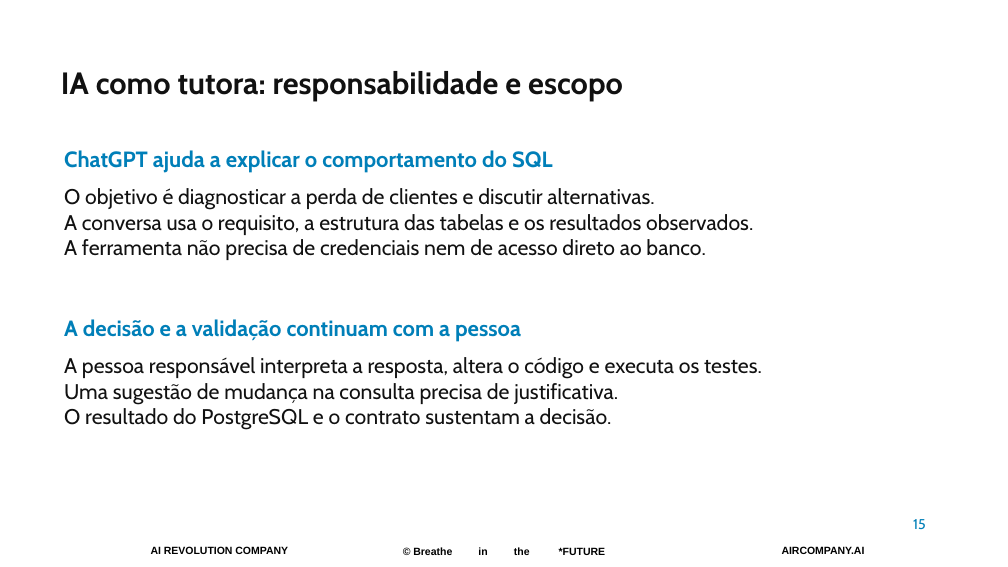
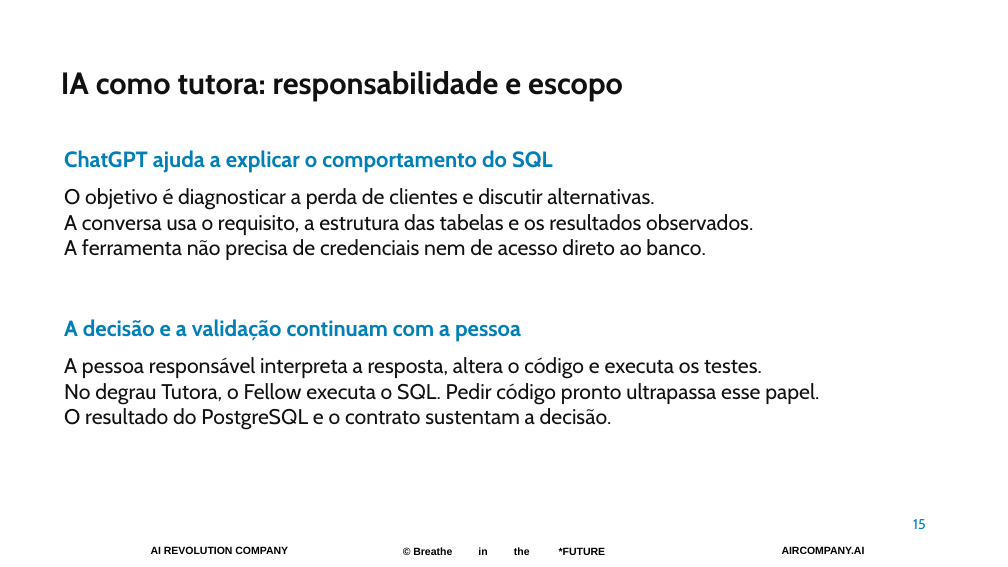
Before and after one commit to pedropalmieri/workshop4-pr-sql-ia, a slide deck: slide 15 of materiais/Workshop4-19nov2026.pptx. Drawn at 1008x567 pixels with LibreOffice and Linux fonts; fonts in the diff are those of the drawing; background and template pictures are left out. Boxes give left, top, right and bottom in pixels: in the first picture for what was removed or moved away, otherwise in the second. Text is boxed around its words. In the diff, an @@ line names an element or a change of style, - is before the commit and + after.

```diff
--- a/materiais/Workshop4-19nov2026.pptx
+++ b/materiais/Workshop4-19nov2026.pptx
@@ text at (x1=64, y1=383, x2=819, y2=405): text changed @@
-Uma sugestão de mudança na consulta precisa de justificativa.
+No degrau Tutora, o Fellow executa o SQL. Pedir código pronto ultrapassa esse papel.
```
Also in this commit, not shown: 4 other slides changed.
